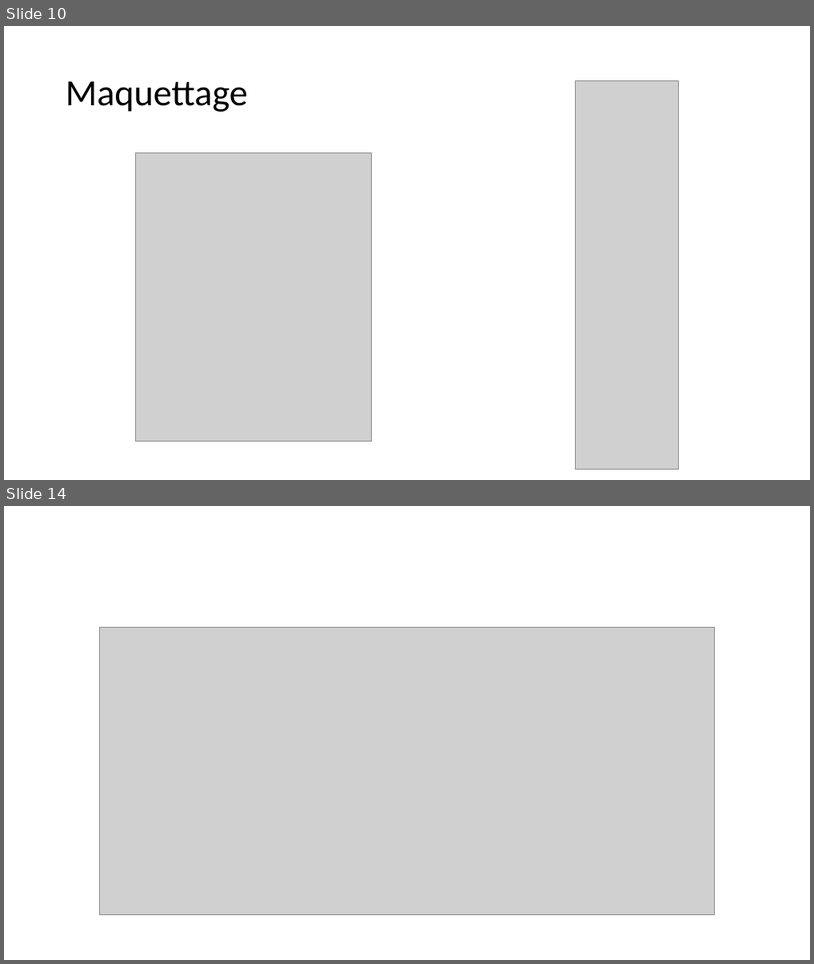
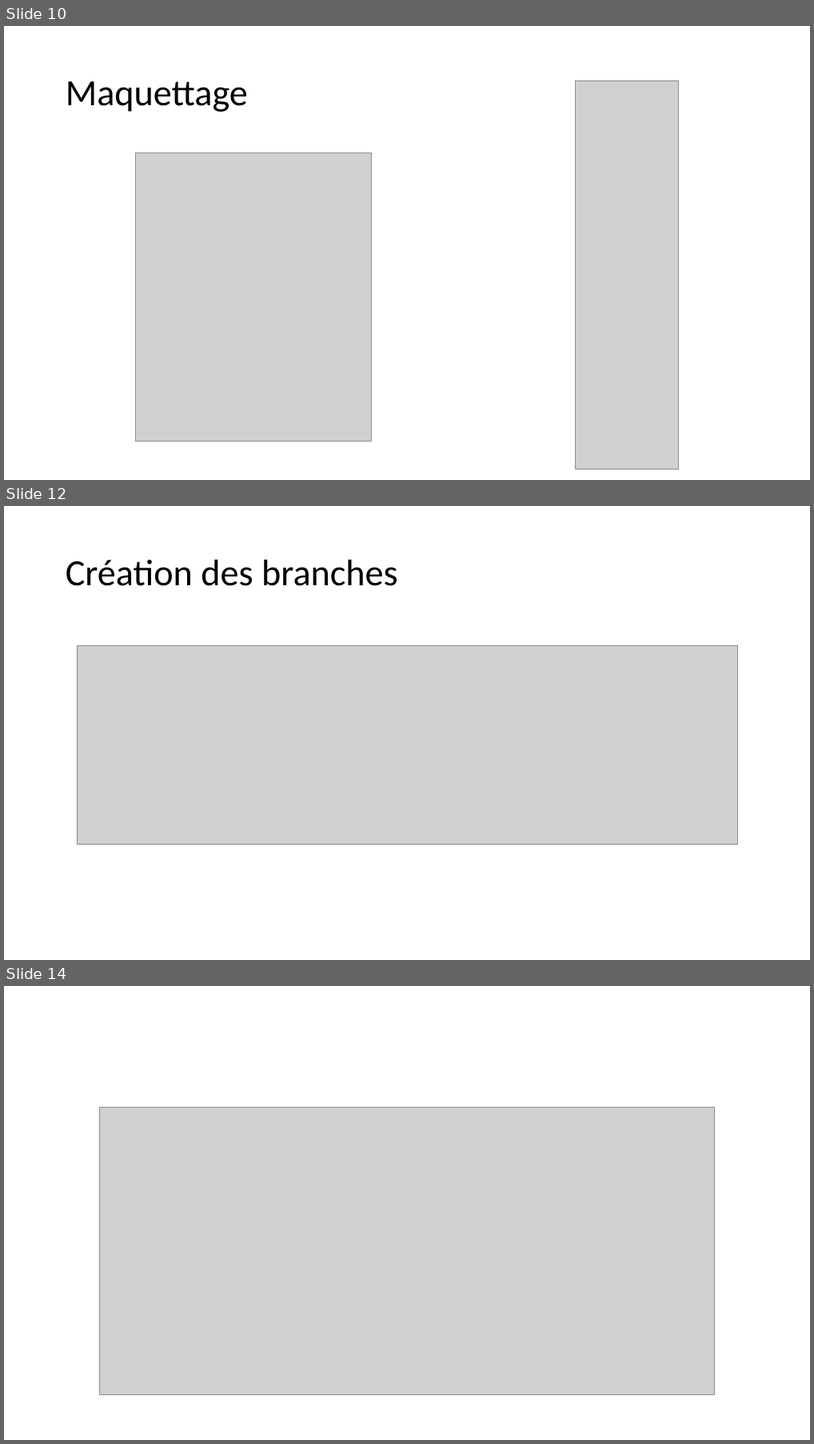
Before and after one commit to saidworks/fil_rouge, a slide deck: Presentation.pptx. Shown one above the other, each under a label of ours: slides 10 and 14 before the commit, slides 10, 12 and 14 after it; the slides between them are not shown. The pictures are 814x964 and 814x1444 pixels, drawn with LibreOffice and Linux fonts; fonts in the diff are those of the drawing; grey boxes stand for pictures. Boxes give left, top, right and bottom in pixels: in the first picture for what was removed or moved away, otherwise in the second. Text is boxed around its words. In the diff, an @@ line names an element or a change of style, - is before the commit and + after.

```diff
--- a/Presentation.pptx
+++ b/Presentation.pptx
@@ slide 12 added at (4,506,810,960), background #FFFFFF @@
@@ title added at (66,560,398,586), 44 pt, text #000000 @@
+Création des branches
@@ picture added at (77,646,738,844) @@
```
Also in this commit, not shown: 5 slides changed, 3 other slides added, 3 slides removed, 16 other files.
